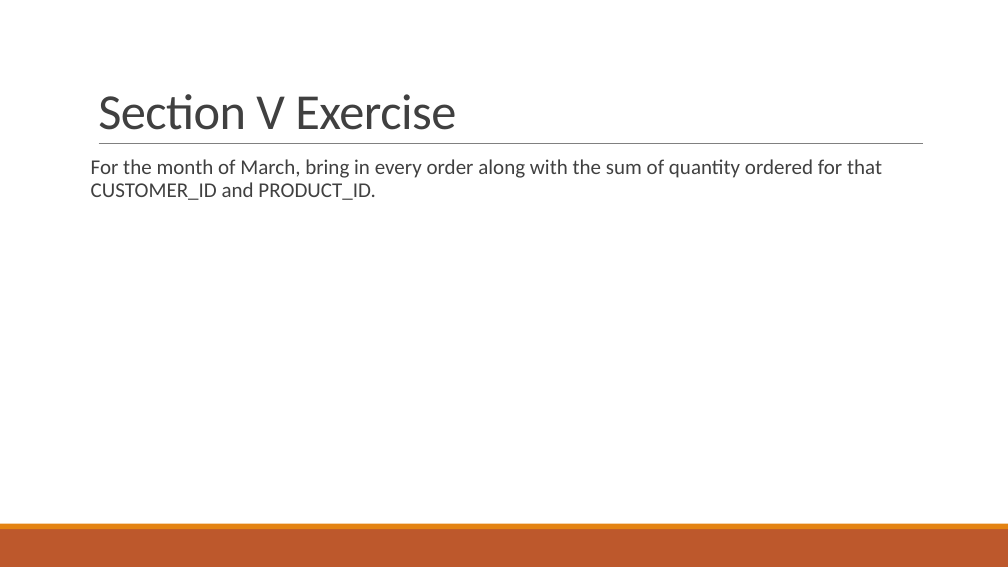
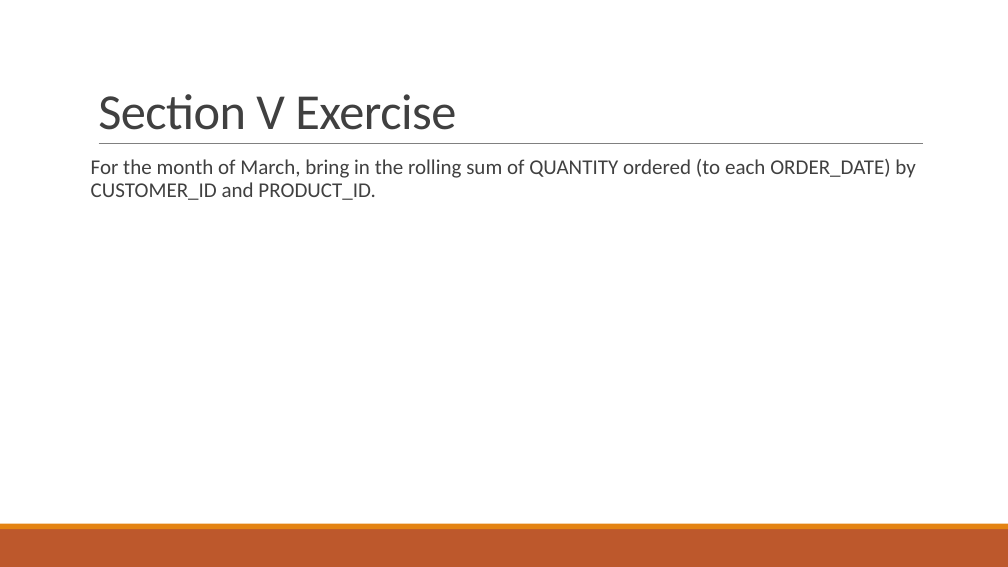
Before and after one commit to thomasnield/oreilly_intermediate_sql_for_data, a slide deck: slide 9 of oreilly_advanced_sql_for_data_analysis.pptx. Drawn at 1008x567 pixels with LibreOffice and Linux fonts; fonts in the diff are those of the drawing. Boxes give left, top, right and bottom in pixels: in the first picture for what was removed or moved away, otherwise in the second. Text is boxed around its words. In the diff, an @@ line names an element or a change of style, - is before the commit and + after.

```diff
--- a/oreilly_advanced_sql_for_data_analysis.pptx
+++ b/oreilly_advanced_sql_for_data_analysis.pptx
@@ text at (91,159,915,200): text changed @@
-For the month of March, bring in every order along with the sum of quantity ordered for that CUSTOMER_ID and PRODUCT_ID.
+For the month of March, bring in the rolling sum of QUANTITY ordered (to each ORDER_DATE) by CUSTOMER_ID and PRODUCT_ID.
```
Also in this commit, not shown: 3 other files.
